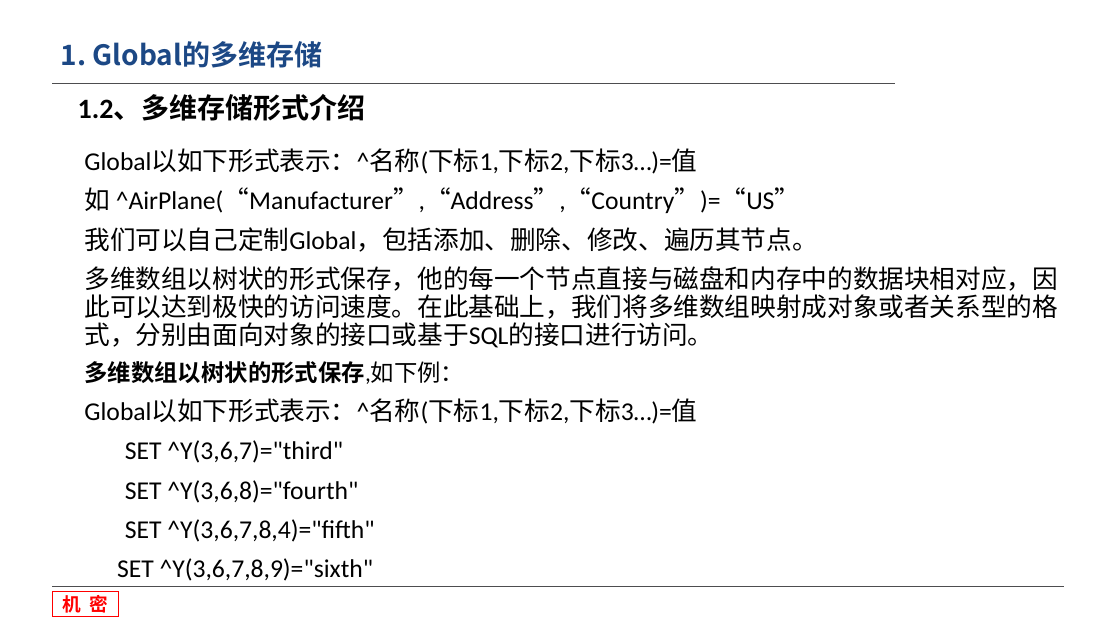
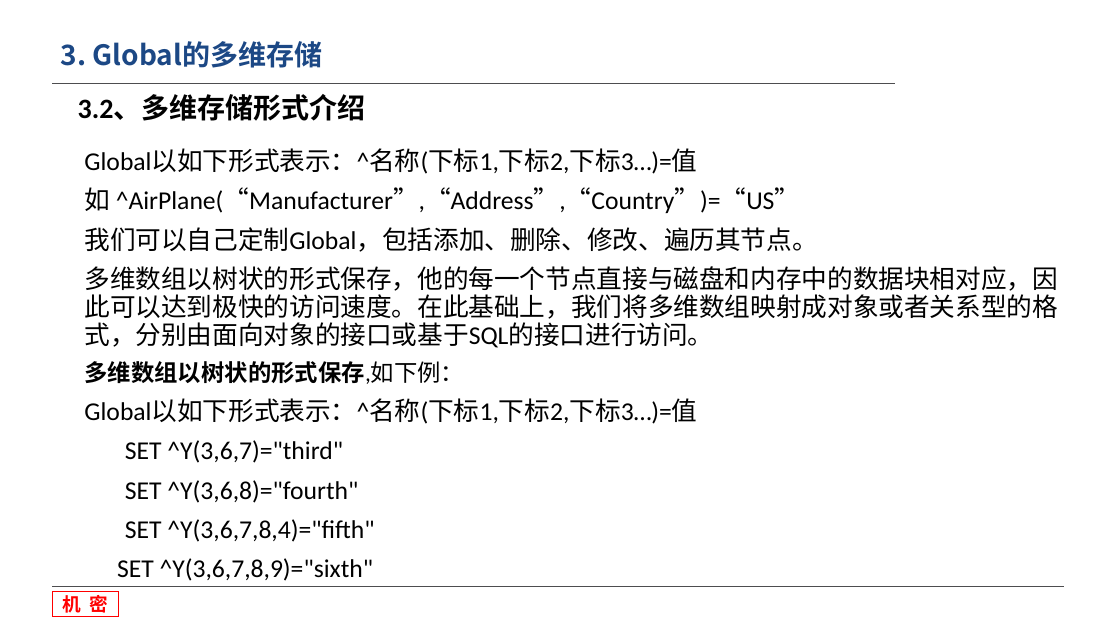
Before and after one commit to wang107014/WorkSpace, a slide deck: slide 18 of 收费-MD/文档/数据库安装和介绍培训.pptx (slide 4 before the commit). Drawn at 1120x630 pixels with LibreOffice and Linux fonts; fonts in the diff are those of the drawing; background and template pictures are left out. Boxes give left, top, right and bottom in pixels: in the first picture for what was removed or moved away, otherwise in the second. Text is boxed around its words. In the diff, an @@ line names an element or a change of style, - is before the commit and + after.

```diff
--- a/收费-MD/文档/数据库安装和介绍培训.pptx
+++ b/收费-MD/文档/数据库安装和介绍培训.pptx
@@ title at (61,41,322,68): text changed @@
-1. Global的多维存储
+3. Global的多维存储
@@ text at (78,95,366,121): text changed @@
-1.2、多维存储形式介绍
+3.2、多维存储形式介绍
```
Also in this commit, not shown: 16 other slides changed, 3 slides added, 18 other files.
